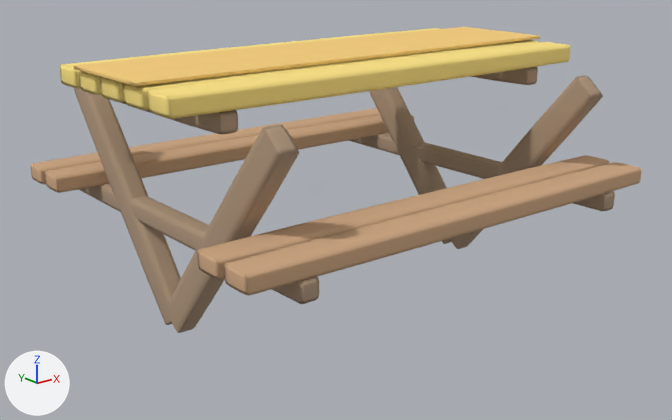
The OBJ model assets/meshes/HotPotatoTable.obj as it was, and as the next commit left it.
The view is the same before and after, from a camera (50 mm lens) standing at (-8.41, -10.58, 5.39) and looking at (-0.08, -0.17, 1.22). Every picture has the same lights, and +X, +Y and +Z are marked at lower left. The older version comes first. Where no turn or scale is listed for an object, it has been applied to the vertices.

In view in the first picture: 'Benches', 'Cloth', 'Legs', 'Top'.
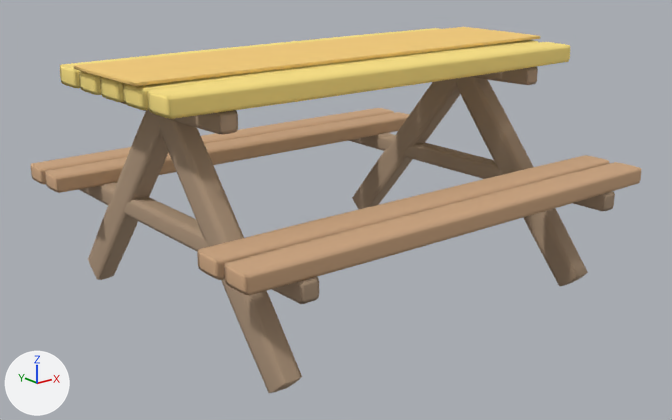
Commit message: Picnic tables stand on their legs: Hot Potato's and Prime Cut's legs were tilted the wrong way

The change, as JSON lines over the scene's bpy script:
```json
{"block": "me_legs", "where": "me_legs.from_pydata(...)  # 448 vertices, 864 faces; spans x -2.86..2.86, y -3.0..3.0, z 0.0..3.26"}
{"block": "me_legs", "where": "# used by ob_legs; location = (0.0, 0.0, 0.0)"}
{"block": "me_legs", "change": "me_legs part 1: the loose piece of 56 vertices spanning x -2.86..-2.54, y -0.15..2.65, z 0.0..3.23 is turned 80 degrees about the x axis through its middle"}
{"block": "me_legs", "change": "me_legs part 2: the loose piece of 56 vertices spanning x -2.86..-2.54, y -2.65..0.15, z 0.0..3.23 is turned -80 degrees about the x axis through its middle"}
{"block": "me_legs", "change": "me_legs part 3: the loose piece of 56 vertices spanning x 2.54..2.86, y -0.15..2.65, z 0.0..3.23 is turned 80 degrees about the x axis through its middle"}
{"block": "me_legs", "change": "me_legs part 4: the loose piece of 56 vertices spanning x 2.54..2.86, y -2.65..0.15, z 0.0..3.23 is turned -80 degrees about the x axis through its middle"}
```

Where the change shows, as pixel boxes (x1, y1, x2, y2) in the pictures (672 x 420 px; the box of a moved part takes in the faces that stretch with it):
```json
{"object": "Legs", "change": "reshaped", "before": [74, 67, 615, 333], "after": [78, 67, 615, 393], "on screen": "22% taller"}
{"part": 1, "of": "me_legs", "change": "moved or reshaped", "before": [74, 88, 181, 325], "after": [88, 110, 168, 280]}
{"part": 2, "of": "me_legs", "change": "moved or reshaped", "before": [170, 125, 299, 333], "after": [159, 116, 302, 393]}
{"part": 3, "of": "me_legs", "change": "moved or reshaped", "before": [369, 87, 451, 244], "after": [352, 79, 460, 209]}
{"part": 4, "of": "me_legs", "change": "moved or reshaped", "before": [450, 75, 603, 249], "after": [456, 76, 588, 286]}
```
